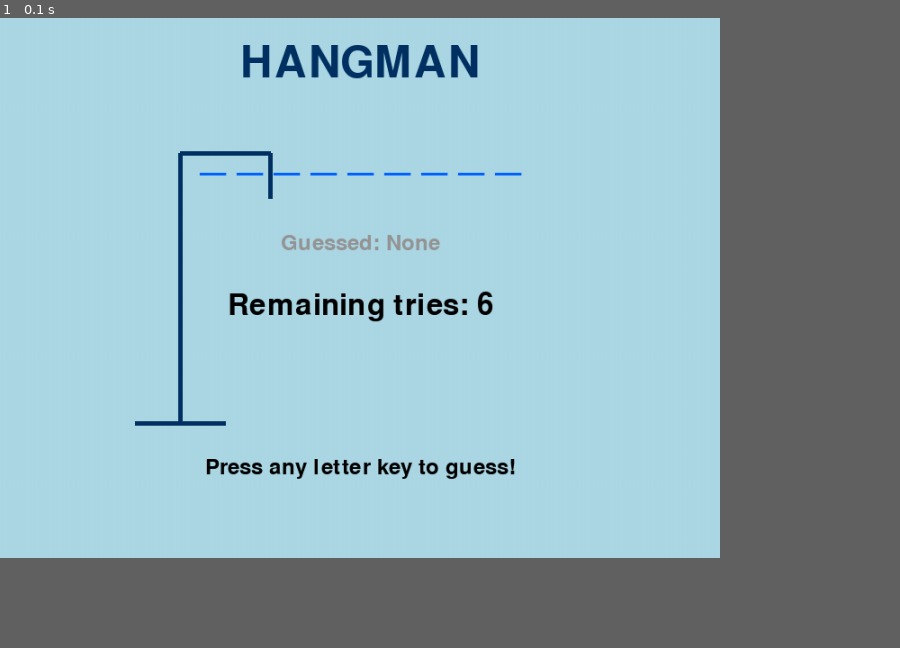
Above: before the commit, frame 1.
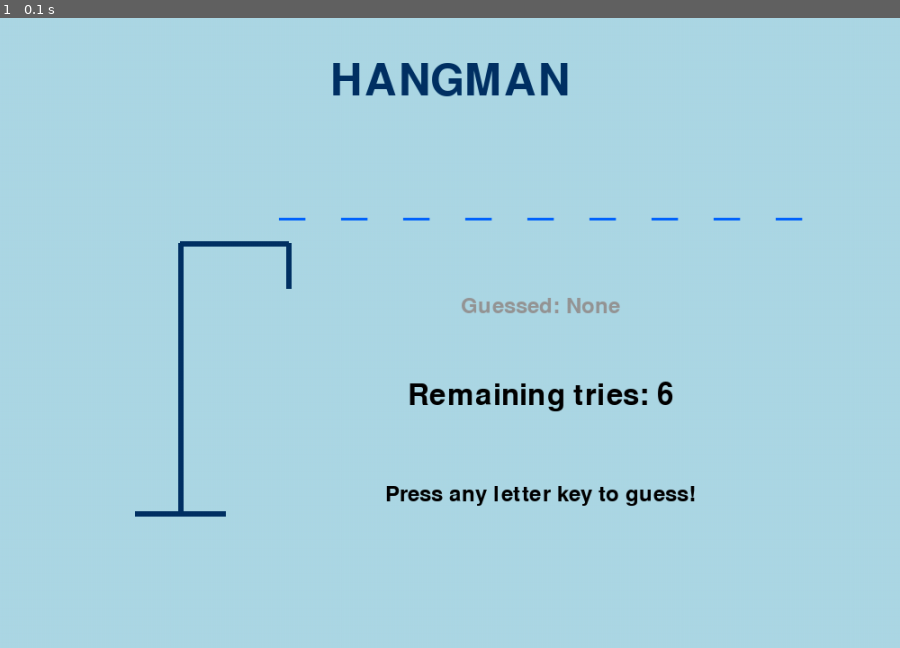
Above: after the commit, the same moment.

Repository: muhammadbader/pygame
Game: pygame game, started from pygame/hangman/hangman.py
Same seed, same stepped clock (60 frames per second), same inputs: the game is played once before the commit and once after it.
Inputs:
- Up to frame 1 (0.1 s): no input
In our replay, the window is 720x540 before the commit and 900x630 after it. These sizes can differ from the game's own. Grey fills any space a smaller window leaves; there, only what the larger window draws over its background counts as a difference.

The runs differ from the first frame. In frame 1, 4.7% of the frame differs, in the area x 15-90%, y 4-80%.

Commit message:
Improve spacing and layout for better readability
- Increase window size to 1000x700 for more space
- Reposition hangman drawing on left side with larger gallows
- Add extra spacing between word letters (3 spaces instead of 1)
- Add spacing between guessed letters (2 spaces)
- Spread out vertical positioning of all elements
- Move game info to right/center area for better balance
- Increase line thickness for better visibility
- Add semi-transparent overlay for game over screen
- Better separation between title, word, guessed letters, tries, and messages

Diff:
--- a/pygame/hangman/hangman.py
+++ b/pygame/hangman/hangman.py
@@ -21,8 +21,8 @@
 DARK_BLUE = (0, 50, 100)
 
 # Screen settings
-WIDTH = 800
-HEIGHT = 600
+WIDTH = 1000
+HEIGHT = 700
 FPS = 60
 
 # ---------------------------
@@ -54,79 +54,93 @@
 
     def draw_hangman(self):
         """Draw the hangman based on remaining tries."""
-        # Gallows
-        pygame.draw.line(self.screen, DARK_BLUE, (150, 450), (250, 450), 5)  # Base
-        pygame.draw.line(self.screen, DARK_BLUE, (200, 450), (200, 150), 5)  # Vertical pole
-        pygame.draw.line(self.screen, DARK_BLUE, (200, 150), (300, 150), 5)  # Top horizontal
-        pygame.draw.line(self.screen, DARK_BLUE, (300, 150), (300, 200), 5)  # Rope
+        # Gallows - positioned on the left side
+        base_x = 200
+        base_y = 550
+
+        pygame.draw.line(self.screen, DARK_BLUE, (base_x - 50, base_y), (base_x + 50, base_y), 6)  # Base
+        pygame.draw.line(self.screen, DARK_BLUE, (base_x, base_y), (base_x, base_y - 300), 6)  # Vertical pole
+        pygame.draw.line(self.screen, DARK_BLUE, (base_x, base_y - 300), (base_x + 120, base_y - 300), 6)  # Top horizontal
+        pygame.draw.line(self.screen, DARK_BLUE, (base_x + 120, base_y - 300), (base_x + 120, base_y - 250), 6)  # Rope
 
         # Draw body parts based on wrong guesses (6 - tries)
         wrong_guesses = 6 - self.tries
 
+        hang_x = base_x + 120
+        head_y = base_y - 210
+
         if wrong_guesses >= 1:  # Head
-            pygame.draw.circle(self.screen, BLACK, (300, 230), 30, 3)
+            pygame.draw.circle(self.screen, BLACK, (hang_x, head_y), 35, 4)
 
         if wrong_guesses >= 2:  # Body
-            pygame.draw.line(self.screen, BLACK, (300, 260), (300, 350), 3)
+            pygame.draw.line(self.screen, BLACK, (hang_x, head_y + 35), (hang_x, head_y + 120), 4)
 
         if wrong_guesses >= 3:  # Left arm
-            pygame.draw.line(self.screen, BLACK, (300, 280), (260, 320), 3)
+            pygame.draw.line(self.screen, BLACK, (hang_x, head_y + 55), (hang_x - 45, head_y + 95), 4)
 
         if wrong_guesses >= 4:  # Right arm
-            pygame.draw.line(self.screen, BLACK, (300, 280), (340, 320), 3)
+            pygame.draw.line(self.screen, BLACK, (hang_x, head_y + 55), (hang_x + 45, head_y + 95), 4)
 
         if wrong_guesses >= 5:  # Left leg
-            pygame.draw.line(self.screen, BLACK, (300, 350), (270, 410), 3)
+            pygame.draw.line(self.screen, BLACK, (hang_x, head_y + 120), (hang_x - 40, head_y + 180), 4)
 
         if wrong_guesses >= 6:  # Right leg
-            pygame.draw.line(self.screen, BLACK, (300, 350), (330, 410), 3)
+            pygame.draw.line(self.screen, BLACK, (hang_x, head_y + 120), (hang_x + 40, head_y + 180), 4)
 
     def draw_word(self):
         """Draw the word with guessed letters."""
-        word_str = " ".join(self.word_display)
+        # Add extra spacing between letters
+        word_str = "   ".join(self.word_display)
         word_text = self.font_large.render(word_str, True, BLUE)
-        word_rect = word_text.get_rect(center=(WIDTH // 2, 150))
+        word_rect = word_text.get_rect(center=(WIDTH // 2 + 100, 200))
         self.screen.blit(word_text, word_rect)
 
     def draw_guessed_letters(self):
         """Draw the letters that have been guessed."""
         if self.guessed_letters:
-            guessed_str = "Guessed: " + ", ".join(sorted(self.guessed_letters))
+            # Add spacing between guessed letters
+            guessed_str = "Guessed: " + "  ".join(sorted(self.guessed_letters))
         else:
             guessed_str = "Guessed: None"
 
         guessed_text = self.font_small.render(guessed_str, True, GRAY)
-        guessed_rect = guessed_text.get_rect(center=(WIDTH // 2, 250))
+        guessed_rect = guessed_text.get_rect(center=(WIDTH // 2 + 100, 320))
         self.screen.blit(guessed_text, guessed_rect)
 
     def draw_tries(self):
         """Draw remaining tries."""
         tries_str = f"Remaining tries: {self.tries}"
         tries_text = self.font_medium.render(tries_str, True, RED if self.tries <= 2 else BLACK)
-        tries_rect = tries_text.get_rect(center=(WIDTH // 2, 320))
+        tries_rect = tries_text.get_rect(center=(WIDTH // 2 + 100, 420))
         self.screen.blit(tries_text, tries_rect)
 
     def draw_message(self):
         """Draw game message."""
         message_text = self.font_small.render(self.message, True, self.message_color)
-        message_rect = message_text.get_rect(center=(WIDTH // 2, 500))
+        message_rect = message_text.get_rect(center=(WIDTH // 2 + 100, 530))
         self.screen.blit(message_text, message_rect)
 
     def draw_title(self):
         """Draw game title."""
         title_text = self.font_large.render("HANGMAN", True, DARK_BLUE)
-        title_rect = title_text.get_rect(center=(WIDTH // 2, 50))
+        title_rect = title_text.get_rect(center=(WIDTH // 2, 70))
         self.screen.blit(title_text, title_rect)
 
     def draw_restart_prompt(self):
         """Draw restart prompt when game is over."""
         if self.game_over:
             restart_text = self.font_small.render("Press SPACE to play again or ESC to quit", True, BLACK)
-            restart_rect = restart_text.get_rect(center=(WIDTH // 2, 550))
+            restart_rect = restart_text.get_rect(center=(WIDTH // 2, 630))
             self.screen.blit(restart_text, restart_rect)
 
     def draw_game_over(self):
         """Draw game over screen."""
+        # Draw a semi-transparent overlay for game over
+        overlay = pygame.Surface((WIDTH, HEIGHT))
+        overlay.set_alpha(200)
+        overlay.fill(LIGHT_BLUE)
+        self.screen.blit(overlay, (0, 0))
+
         if self.won:
             result_text = self.font_large.render("YOU WON!", True, GREEN)
             word_reveal = self.font_medium.render(f"The word was: {self.word}", True, BLUE)
@@ -134,8 +148,8 @@
             result_text = self.font_large.render("GAME OVER!", True, RED)
             word_reveal = self.font_medium.render(f"The word was: {self.word}", True, BLUE)
 
-        result_rect = result_text.get_rect(center=(WIDTH // 2, 380))
-        word_rect = word_reveal.get_rect(center=(WIDTH // 2, 440))
+        result_rect = result_text.get_rect(center=(WIDTH // 2, 300))
+        word_rect = word_reveal.get_rect(center=(WIDTH // 2, 400))
 
         self.screen.blit(result_text, result_rect)
         self.screen.blit(word_reveal, word_rect)
